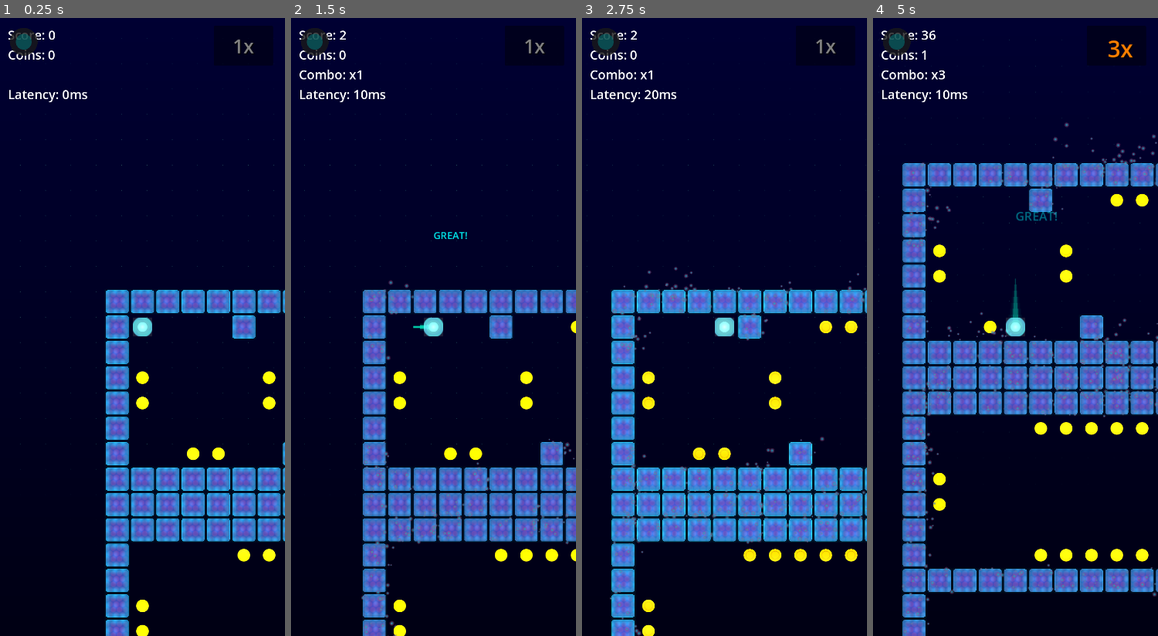
Above: before the commit, frames 1-4 (left to right).
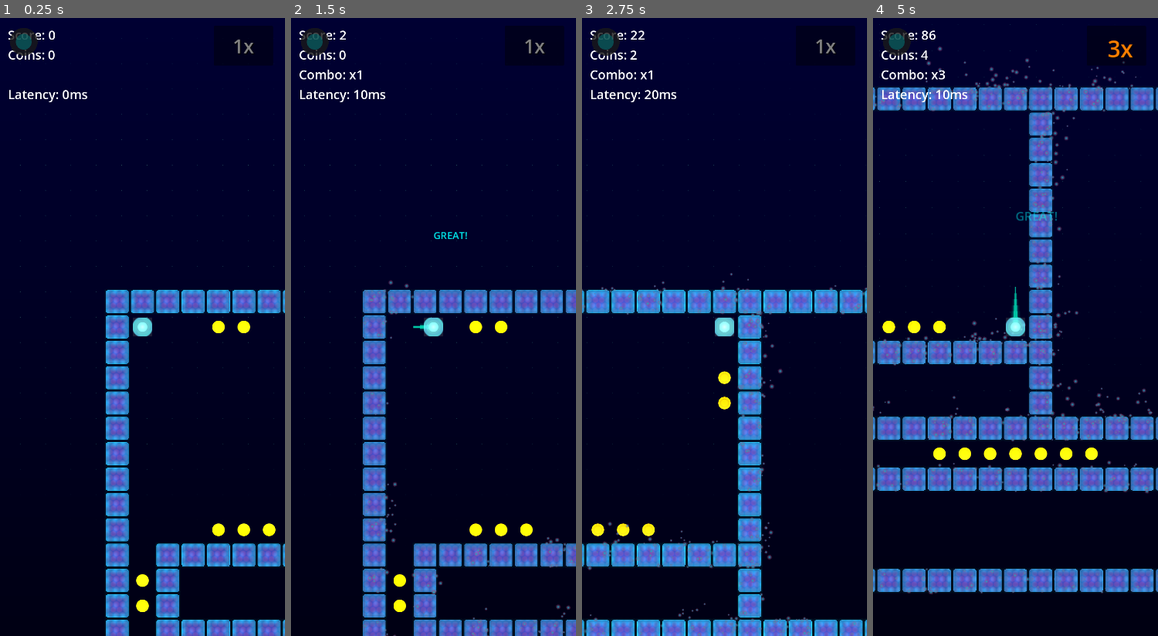
Above: after the commit, the same moments.

Repository: rubiconRiver/tomb-of-the-mask-clone
Game: Godot game, scene res://scenes/main.tscn
The game is run twice, just before and just after one commit, with the same random seed, the same clock (stepped at 60 frames per second) and the same inputs.
Inputs (mouse positions are in pixels of both pictures, inside the frame that each line leads up to):
- Up to frame 1 (0.25 s): no input
- Up to frame 2 (1.5 s): tap Enter at 0.5 s; move the mouse to (496, 296) at 0.52 s; hold Right (ui_right) 0.53-1.25 s; hold M 0.53-1.25 s; click (496, 296) at 0.67 s; drag from (376, 357) to (558, 376) at 1.27 s
- Up to frame 3 (2.75 s): move the mouse to (753, 191) at 2.02 s; hold Right (ui_right) from 2.03 s (still down); tap T at 2.1 s
- Up to frame 4 (5 s): release Right (ui_right) at 2.75 s; drag from (1001, 450) to (1140, 327) at 2.77 s; move the mouse to (1101, 419) at 3.52 s; hold Left (ui_left) 3.53-4.25 s; tap G at 3.6 s; drag from (930, 234) to (938, 376) at 4.27 s

The runs differ from the first frame. In frame 1, 9.9% of the frame differs, in the area x 45-100%, y 48-100%; in frame 2, 13%; in frame 3, 20%; in frame 4, 30%, in the area x 0-100%, y 1-100%.

Commit message:
updated starting level

Diff:
--- a/scripts/levels/LevelGenerator.gd
+++ b/scripts/levels/LevelGenerator.gd
@@ -33,8 +33,8 @@
 		LevelEditorData.clear_custom_level()  # Use it once, then clear
 	# Use hand-crafted levels instead of random generation
 	elif current_level == 0:
-		# Load Big Level
-		var template = LevelTemplates.get_garett_tutorial()
+		# Load Test Notes Level
+		var template = LevelTemplates.get_test_notes()
 		level_data = LevelTemplates.parse_template(template)
 	elif current_level == 1:
 		# Load Tutorial Level
--- a/scripts/levels/LevelTemplates.gd
+++ b/scripts/levels/LevelTemplates.gd
@@ -127,6 +127,32 @@
 	]
 	return template
 
+static func get_test_notes() -> Array:
+	# Test Notes - Level with waypoints a-z showing perfect path
+	var template = [
+		"####################################################################################################",
+		"#P..CC...a#........................................................................................#",
+		"#.........#...............########.................................................................#",
+		"#........C#...............#n.CC.o#.................................................................#",
+		"#........C#...............#C.....#.....##################..........................................#",
+		"#.........#...............#C####C#.....#rCCs##vCCw##zCCG#..........................................#",
+		"#.........#...............#mCCl#C#.....#C##C##C##C##C####..........................................#",
+		"#.........#...............####C..#.....#C##C##C##C##C####..........................................#",
+		"#.........#.....########..####C.pCCCCCCCq##tCCu##xCCy####..........................................#",
+		"#c..CCC..b#.....#f.CC.g#..#jCCk##########################..........................................#",
+		"#.#########.....#.####.#..#........................................................................#",
+		"#C#.......#.....#C#..#C#..#C#......................................................................#",
+		"#C#.......#.....#C#..#C#..#C#......................................................................#",
+		"#.###############.#..#.####.#......................................................................#",
+		"#d....CCCCCCC....e#..#h.CC.i#......................................................................#",
+		"###################..########......................................................................#",
+		"###................................................................................................#",
+		"###................................................................................................#",
+		"###................................................................................................#",
+		"####################################################################################################"
+	]
+	return template
+
 static func parse_template(template: Array) -> Array:
 	var level_data = []
 	var height = template.size()
@@ -152,7 +178,12 @@
 				'G':
 					row.append(LevelGenerator.CellType.GOAL)
 				_:
-					row.append(LevelGenerator.CellType.EMPTY)
+					# Check if it's a lowercase letter (waypoint)
+					if cell >= 'a' and cell <= 'z':
+						# Waypoints are treated as empty cells in gameplay
+						row.append(LevelGenerator.CellType.EMPTY)
+					else:
+						row.append(LevelGenerator.CellType.EMPTY)
 
 		level_data.append(row)
 
--- a/scripts/tools/LevelEditor.gd
+++ b/scripts/tools/LevelEditor.gd
@@ -110,8 +110,8 @@
 		LevelEditorData.clear_editor_backup()
 	else:
 		print("No backup found - loading default level")
-		# Load the big level by default
-		load_big_level()
+		# Load the test notes level by default
+		load_test_notes()
 
 	# Force initial grid draw
 	queue_redraw()
@@ -491,6 +491,58 @@
 		current_distance += dash_length
 		draw_dash = not draw_dash
 
+func load_test_notes():
+	print("Loading test notes level...")
+	# Get the test notes template
+	var template = LevelTemplates.get_test_notes()
+
+	# Update level dimensions
+	level_height = template.size()
+	if level_height > 0:
+		level_width = template[0].length()
+
+	# Clear existing tiles
+	tilemap.clear()
+
+	# Clear waypoints
+	waypoints.clear()
+	waypoint_order.clear()
+	next_waypoint_letter = 'a'
+
+	# Populate tilemap from template
+	for y in range(level_height):
+		var row = template[y]
+		for x in range(row.length()):
+			var cell = row[x]
+			match cell:
+				'#':
+					tilemap.set_cell(0, Vector2i(x, y), 0, Vector2i(TileType.WALL, 0))
+				'C':
+					tilemap.set_cell(0, Vector2i(x, y), 0, Vector2i(TileType.COIN, 0))
+				'S':
+					tilemap.set_cell(0, Vector2i(x, y), 0, Vector2i(TileType.SPIKE, 0))
+				'P':
+					tilemap.set_cell(0, Vector2i(x, y), 0, Vector2i(TileType.PLAYER_SPAWN, 0))
+				'G':
+					tilemap.set_cell(0, Vector2i(x, y), 0, Vector2i(TileType.GOAL, 0))
+				'.':
+					tilemap.set_cell(0, Vector2i(x, y), -1)  # Empty
+				_:
+					# Check if it's a lowercase letter (waypoint)
+					if cell >= 'a' and cell <= 'z':
+						add_waypoint(Vector2i(x, y))
+						tilemap.set_cell(0, Vector2i(x, y), 0, Vector2i(TileType.WAYPOINT, 0))
+					else:
+						tilemap.set_cell(0, Vector2i(x, y), -1)  # Default to empty
+
+	# Center camera on the loaded level
+	camera.position = Vector2(level_width * GRID_SIZE / 2, level_height * GRID_SIZE / 2)
+
+	# Redraw to show grid
+	queue_redraw()
+	if grid_node:
+		grid_node.queue_redraw()
+
 func load_big_level():
 	print("Loading big level...")
 	# Get the big level template
